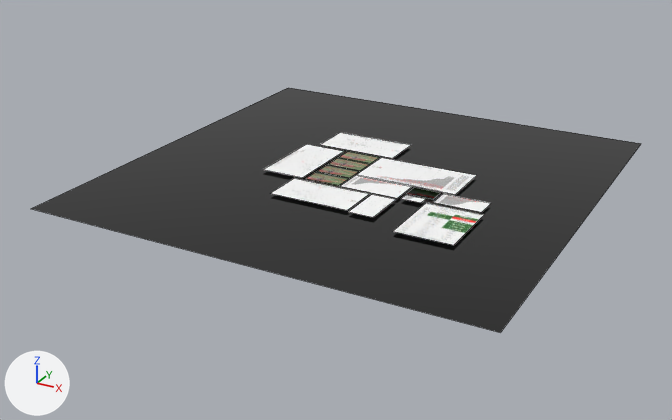
The Blender file blender/website_host.blend: old version first, new version second.
The view is the same before and after, from a camera (50 mm lens) standing at (56.7, -111.1, 48.5) and looking at (-2.3, -3.7, -5.1). Arrows for +X, +Y and +Z are at lower left; the lights stay in place. Mesh edges are drawn as thin lines.

The first picture shows 'Plane', 'history_table', 'home_runs_batting_average_scatter', 'home_runs_slugging_scatter', 'hr_ab_bar', 'hr_hits_bar', 'slugging_batting_average_scatter', 'wins_scatter'.
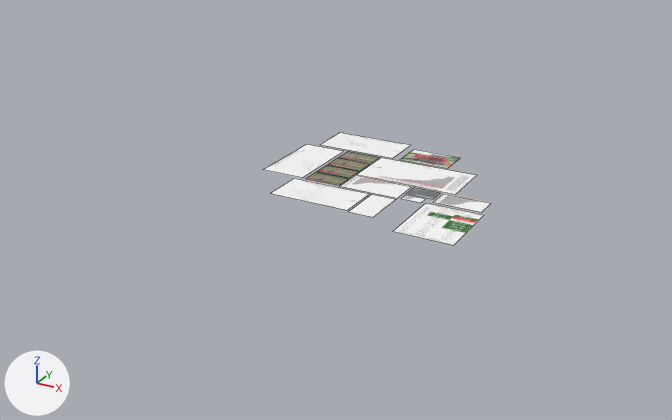
The newer file is also rescaled (x0.601), turned or shifted as a whole; pictures and numbers use the older file's frame.

What differs and where, as boxes [x1, y1, x2, y2] in the pictures (672 x 420 px):
'Plane', deleted: before [31, 88, 641, 333]
'cornell_wins', added: after [400, 149, 460, 168]

Diff of the bpy script that builds the scene:
```diff
--- a/blender/website_host.blend.py
+++ b/blender/website_host.blend.py
@@ img_cornell_wins_jpg @@
+img_cornell_wins_jpg = load_image('cornell_wins.jpg', '../images/cornell_wins.jpg', 510, 340, 'sRGB')
@@ mat_cornell_wins @@
+mat_cornell_wins = principled_material('cornell_wins')
+mat_cornell_wins.texture = img_cornell_wins_jpg  # with its transparency
@@ me_cornell_wins @@
+me_cornell_wins.from_pydata(...)  # 4 vertices, 1 face; spans x -0.75..0.75, y -0.5..0.5, z 0.0
+me_cornell_wins.materials.append(mat_cornell_wins)  # picture img_cornell_wins_jpg
@@ ob_plane @@
-ob_plane = bpy.data.objects.new('Plane', me_plane)
-ob_plane.location = (0.0, 0.0, -0.4)
-ob_plane.scale = (32.2, 32.2, 32.2)
@@ ob_cornell_wins @@
+ob_cornell_wins = bpy.data.objects.new('cornell_wins', me_cornell_wins)
+ob_cornell_wins.location = (6.5, 9.4, 0.0)
+ob_cornell_wins.scale = (5.06, 5.06, 5.06)
```
